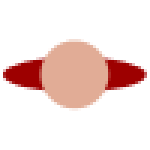
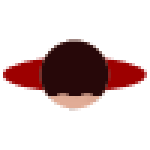
Comparing the layer stacks of the two 150px x 150px images. Changes:
added layer "Shape 1 copy 2" above "Layer 0" over [39, 39, 111, 111]
renamed "Shape 1" to "Layer 0", painted on it over [39, 39, 111, 111]
removed layer "Shape 2" over [39, 57, 111, 93]
